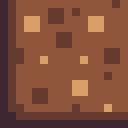
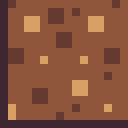
Comparing the layer stacks of the two 128 x 128 images. Changes:
added layer "Calque Copié #1" above "Calque Copié" over [8, 8, 128, 120]
painted on "Calque Copié" over [8, 8, 128, 120]
